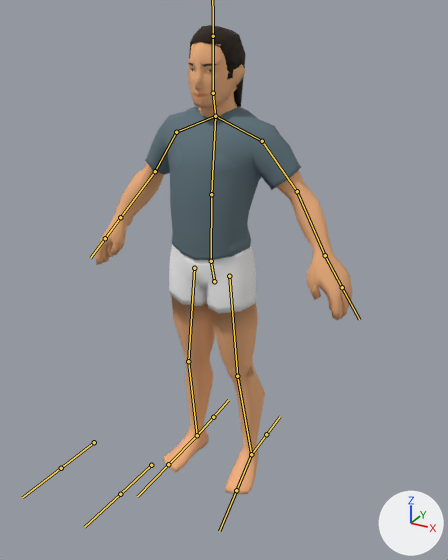
A saved change to the FBX model Assets/Rigs/HumanRig.fbx.
Camera for both pictures: a 50 mm camera at (1.19, -2.09, 2.03) aimed at (0.02, 0.04, 0.97). The axes (+X, +Y, +Z) are drawn at lower right. The lights are the same throughout. The bones that bend it are drawn over the model as lines.

Names of what the first picture shows: 'FemBase', 'FemHair1', 'FemHair2', 'FemTShirt', 'MascBase', 'MascHair1', 'MascHair2', 'MascHair3', 'MascTShirt'.
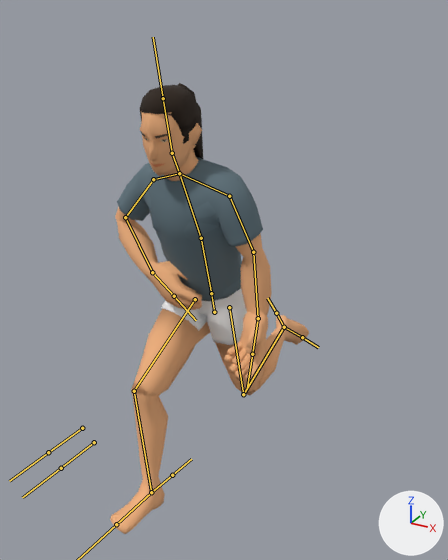
The newer file adds an action. The first version stands in its rest pose; the second is drawn at frame 11 of the action 'Rig|RifleRun'.

The change in detail:
Bone 'Root' (bone_root) moves from (0.0, 0.0, 0.0) to (0.0, -0.141, 0.038).
Bone 'Spine1' (bone_spine1) turns from (0, 0, 0) to (17, 0, 0) degrees about its own x, y and z.
Bone 'Spine2' (bone_spine2) turns from (0, 0, 0) to (11, -10, 2) degrees about its own x, y and z.
Bone 'Neck' (bone_neck) turns from (0, 0, 0) to (-16, 0, 0) degrees about its own x, y and z.
Bone 'Head' (bone_head) turns from (0, 0, 0) to (0, 10, -3) degrees about its own x, y and z.
Bone 'UpperArm.L' (bone_upperarm_l) turns from (0, 0, 0) to (22, -12, -25) degrees about its own x, y and z.
Bone 'LowerArm.L' (bone_lowerarm_l) turns from (0, 0, 0) to (-17, -57, 2) degrees about its own x, y and z.
Bone 'Hand.L' (bone_hand_l) turns from (0, 0, 0) to (21, -23, -33) degrees about its own x, y and z.
Bone 'UpperArm.R' (bone_upperarm_r) turns from (0, 0, 0) to (41, 24, 10) degrees about its own x, y and z.
Bone 'LowerArm.R' (bone_lowerarm_r) turns from (0, 0, 0) to (-2, -2, 84) degrees about its own x, y and z.
Bone 'Hand.R' (bone_hand_r) turns from (0, 0, 0) to (4, -31, 15) degrees about its own x, y and z.
Bone 'UpperLeg.L' (bone_upperleg_l) turns from (0, 0, 0) to (-10, 27, -5) degrees about its own x, y and z.
Bone 'LowerLeg.L' (bone_lowerleg_l) turns from (0, 0, 0) to (-69, -20, -33) degrees about its own x, y and z.
Bone 'Foot.L' (bone_foot_l) turns from (0, 0, 0) to (-51, -20, 35) degrees about its own x, y and z.
Bone 'UpperLeg.R' (bone_upperleg_r) turns from (0, 0, 0) to (56, 8, 4) degrees about its own x, y and z.
Bone 'LowerLeg.R' (bone_lowerleg_r) turns from (0, 0, 0) to (-45, 2, 6) degrees about its own x, y and z.
Bone 'Foot.R' (bone_foot_r) turns from (0, 0, 0) to (2, -11, 6) degrees about its own x, y and z.

Boxes (x1, y1, x2, y2) around the edits, measured in the pictures (448 x 560 px):
'MascBase', posed (22% narrower, 6% shorter)
    before: (96, 43, 352, 494)
    after: (110, 112, 309, 534)
'MascTShirt', posed (6% narrower, 6% shorter)
    before: (145, 106, 301, 260)
    after: (117, 157, 263, 301)
'FemBase', posed
    before: (102, 42, 338, 435)
    after: (115, 113, 278, 468)
'MascHair1', posed (7% wider)
    before: (191, 25, 246, 89)
    after: (140, 85, 199, 146)
'FemTShirt', posed
    before: (167, 110, 253, 256)
    after: (142, 157, 241, 297)
'MascHair2', posed (14% wider, 12% shorter)
    before: (189, 28, 244, 107)
    after: (140, 90, 203, 159)
'FemHair2', posed
    before: (193, 31, 245, 70)
    after: (141, 83, 202, 130)
'FemHair1', posed
    before: (190, 44, 245, 71)
    after: (141, 112, 202, 136)
'MascHair3', posed
    before: (194, 41, 210, 44)
    after: (143, 111, 159, 114)
bone 'Root', root to tip
    before: (214, 281) to (211, 261)
    after: (214, 312) to (211, 294)
bone 'Spine1', root to tip
    before: (211, 261) to (211, 194)
    after: (211, 293) to (201, 238)
bone 'Spine2', root to tip
    before: (211, 194) to (215, 116)
    after: (201, 238) to (179, 173)
bone 'Neck', root to tip
    before: (215, 116) to (213, 93)
    after: (179, 173) to (172, 153)
bone 'Head', root to tip
    before: (213, 93) to (213, 36)
    after: (172, 153) to (163, 98)
bone 'UpperArm.L', root to tip
    before: (262, 141) to (297, 191)
    after: (229, 196) to (253, 252)
bone 'LowerArm.L', root to tip
    before: (297, 191) to (325, 255)
    after: (253, 252) to (258, 318)
bone 'Hand.L', root to tip
    before: (325, 255) to (342, 287)
    after: (258, 318) to (252, 354)
bone 'UpperArm.R', root to tip
    before: (176, 132) to (155, 171)
    after: (153, 179) to (125, 217)
bone 'LowerArm.R', root to tip
    before: (155, 171) to (120, 217)
    after: (125, 217) to (152, 272)
bone 'Hand.R', root to tip
    before: (120, 217) to (105, 238)
    after: (152, 272) to (174, 296)
bone 'UpperLeg.L', root to tip
    before: (229, 276) to (237, 376)
    after: (229, 307) to (243, 394)
bone 'LowerLeg.L', root to tip
    before: (237, 376) to (251, 454)
    after: (243, 394) to (284, 327)
bone 'Foot.L', root to tip
    before: (251, 454) to (236, 490)
    after: (284, 327) to (302, 337)
bone 'UpperLeg.R', root to tip
    before: (194, 268) to (188, 361)
    after: (195, 299) to (134, 391)
bone 'LowerLeg.R', root to tip
    before: (188, 361) to (197, 435)
    after: (134, 391) to (151, 492)
bone 'Foot.R', root to tip
    before: (197, 435) to (168, 464)
    after: (151, 492) to (116, 524)
